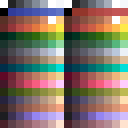
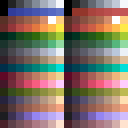
The second 128 x 128 image is a revision of the first. Changes to its layers:
painted on "Layer 0" over [0, 0, 120, 8]
